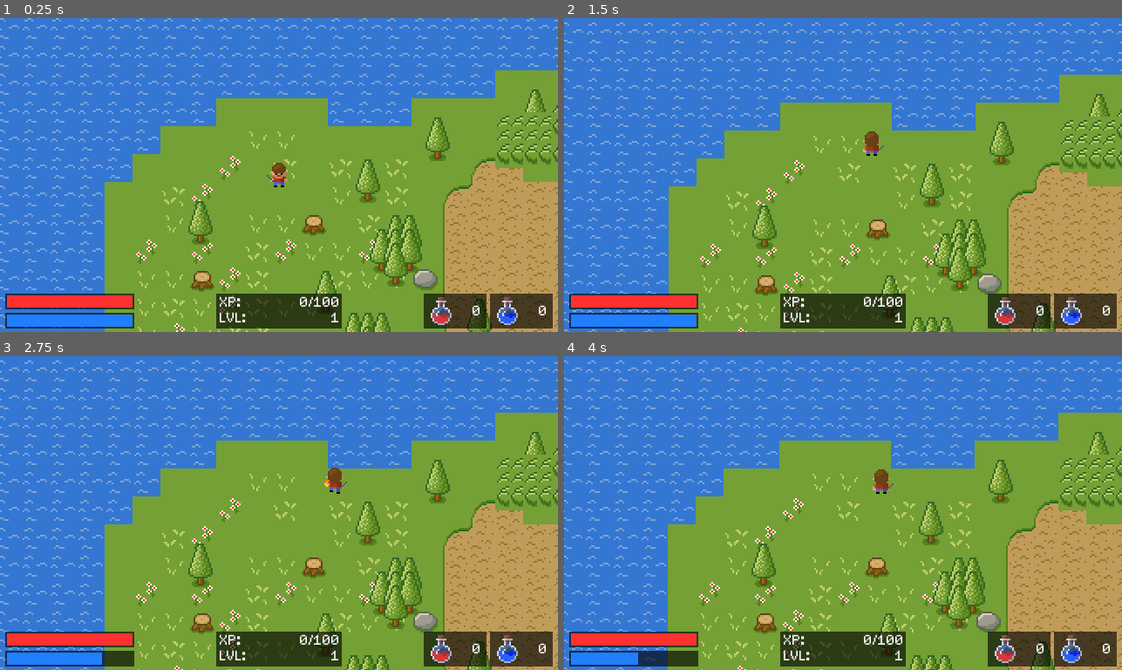
Above: before the commit, frames 1-4 (two rows, left to right).
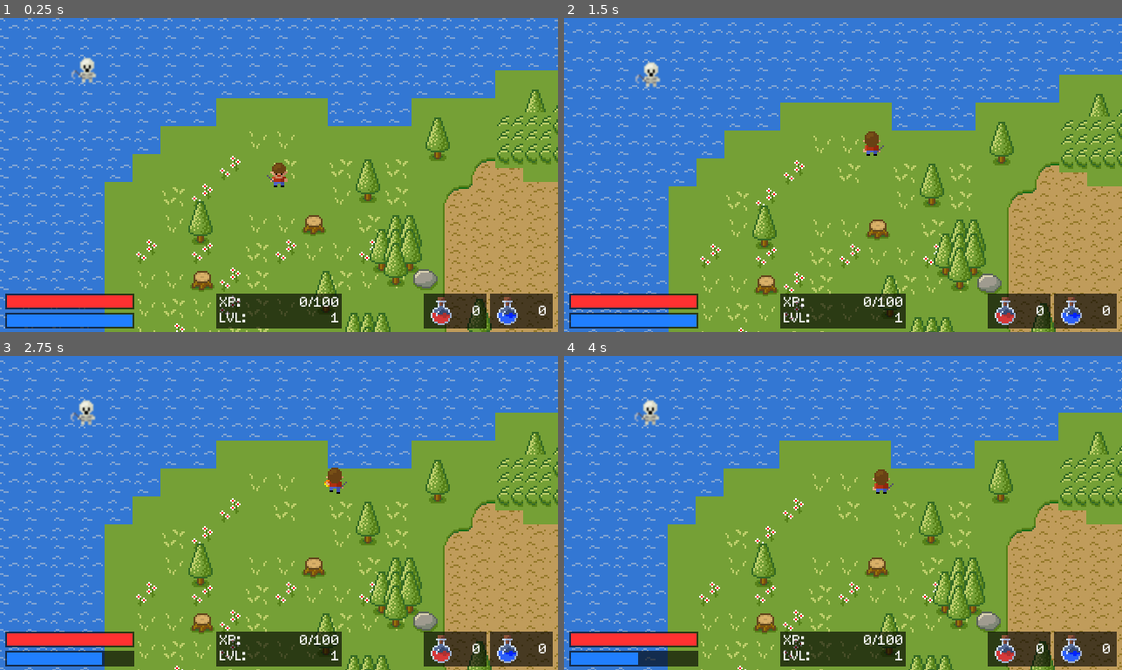
Above: after the commit, the same moments.

Repository: hennifant/rpg
Game: Godot game, scene res://Scenes/Main.tscn
Same seed, same stepped clock (60 frames per second), same inputs: the game is played once before the commit and once after it. The project has no main scene, so this scene is started directly.
Inputs (mouse positions are in pixels of both pictures, inside the frame that each line leads up to):
- Up to frame 1 (0.25 s): no input
- Up to frame 2 (1.5 s): tap Enter at 0.5 s; drag from (843, 175) to (898, 105) at 0.52 s; drag from (731, 190) to (815, 237) at 1.27 s
- Up to frame 3 (2.75 s): tap Space (attack) at 2 s; move the mouse to (334, 443) at 2.02 s; hold Right (ui_right) from 2.03 s (still down); hold Space (attack) from 2.03 s (still down); tap Ctrl (fireball) at 2.3 s
- Up to frame 4 (4 s): release Right (ui_right) at 2.75 s; release Space (attack) at 2.75 s; drag from (815, 575) to (675, 465) at 2.77 s; move the mouse to (1010, 560) at 3.52 s; hold Left (ui_left) from 3.53 s (still down); hold Space (attack) from 3.53 s (still down); tap Ctrl (fireball) at 3.8 s

The runs differ from the first frame. In frame 1, 0.2% of the frame differs, in the area x 12-18%, y 12-21%; in frame 2, 0.2%; in frame 3, 0.2%; in frame 4, 0.2%.

Commit message:
Added monsters and ai

Diff:
--- a/Scenes/Main.tscn
+++ b/Scenes/Main.tscn
@@ -37,6 +37,8 @@
 [ext_resource path="res://Scripts/GUI/ManaBar.gd" type="Script" id=35]
 [ext_resource path="res://Fonts/Font.tres" type="DynamicFont" id=36]
 [ext_resource path="res://Entities/GUI/potions.png" type="Texture" id=37]
+[ext_resource path="res://Scenes/Skeleton.tscn" type="PackedScene" id=38]
+[ext_resource path="res://Scenes/SkeletonSpawner.tscn" type="PackedScene" id=39]
 
 [sub_resource type="SpriteFrames" id=2]
 animations = [ {
@@ -265,20 +267,24 @@
 margin_bottom = 178.0
 color = Color( 0, 0, 0, 0.627451 )
 
+[node name="Label" type="Label" parent="CanvasLayer/ManaPotions"]
+margin_left = 19.0
+margin_top = 6.0
+margin_right = 33.0
+margin_bottom = 16.0
+custom_fonts/font = ExtResource( 36 )
+text = "0"
+align = 2
+
 [node name="Sprite" type="Sprite" parent="CanvasLayer/ManaPotions"]
 position = Vector2( 10, 10 )
 texture = ExtResource( 37 )
 region_enabled = true
 region_rect = Rect2( 16, 0, 16, 16 )
 
-[node name="Label" type="Label" parent="CanvasLayer/ManaPotions"]
-margin_left = 19.0
-margin_top = 6.0
-margin_right = 33.0
-margin_bottom = 16.0
-custom_fonts/font = ExtResource( 36 )
-text = "0"
-align = 2
+[node name="Skeleton" parent="." instance=ExtResource( 38 )]
+
+[node name="SkeletonSpawner" parent="." instance=ExtResource( 39 )]
 
 [connection signal="player_stats_changed" from="Player" to="CanvasLayer/Health" method="_on_Player_player_stats_changed"]
 [connection signal="player_stats_changed" from="Player" to="CanvasLayer/Mana" method="_on_Player_player_stats_changed"]
--- /dev/null
+++ b/Scenes/Skeleton.tscn
@@ -0,0 +1,126 @@
+[gd_scene load_steps=34 format=2]
+
+[ext_resource path="res://Entities/Skeleton/skeleton_down_attack_2.png" type="Texture" id=1]
+[ext_resource path="res://Entities/Skeleton/skeleton_left_idle_1.png" type="Texture" id=2]
+[ext_resource path="res://Entities/Skeleton/skeleton_down_walk_2.png" type="Texture" id=3]
+[ext_resource path="res://Entities/Skeleton/skeleton_left_attack_1.png" type="Texture" id=4]
+[ext_resource path="res://Entities/Skeleton/skeleton_right_walk_1.png" type="Texture" id=5]
+[ext_resource path="res://Entities/Skeleton/skeleton_down_idle_1.png" type="Texture" id=6]
+[ext_resource path="res://Entities/Skeleton/skeleton_right_idle_2.png" type="Texture" id=7]
+[ext_resource path="res://Entities/Skeleton/skeleton_left_walk_2.png" type="Texture" id=8]
+[ext_resource path="res://Entities/Skeleton/skeleton_right_idle_1.png" type="Texture" id=9]
+[ext_resource path="res://Entities/Skeleton/skeleton_death_3.png" type="Texture" id=10]
+[ext_resource path="res://Entities/Skeleton/skeleton_down_idle_2.png" type="Texture" id=11]
+[ext_resource path="res://Entities/Skeleton/skeleton_up_walk_2.png" type="Texture" id=12]
+[ext_resource path="res://Entities/Skeleton/skeleton_down_walk_1.png" type="Texture" id=13]
+[ext_resource path="res://Entities/Skeleton/skeleton_up_idle_2.png" type="Texture" id=14]
+[ext_resource path="res://Entities/Skeleton/skeleton_up_idle_1.png" type="Texture" id=15]
+[ext_resource path="res://Entities/Skeleton/skeleton_death_6.png" type="Texture" id=16]
+[ext_resource path="res://Entities/Skeleton/skeleton_death_4.png" type="Texture" id=17]
+[ext_resource path="res://Entities/Skeleton/skeleton_down_attack_1.png" type="Texture" id=18]
+[ext_resource path="res://Entities/Skeleton/skeleton_death_2.png" type="Texture" id=19]
+[ext_resource path="res://Entities/Skeleton/skeleton_right_attack_2.png" type="Texture" id=20]
+[ext_resource path="res://Entities/Skeleton/skeleton_up_attack_2.png" type="Texture" id=21]
+[ext_resource path="res://Entities/Skeleton/skeleton_left_walk_1.png" type="Texture" id=22]
+[ext_resource path="res://Entities/Skeleton/skeleton_left_attack_2.png" type="Texture" id=23]
+[ext_resource path="res://Entities/Skeleton/skeleton_death_1.png" type="Texture" id=24]
+[ext_resource path="res://Entities/Skeleton/skeleton_left_idle_2.png" type="Texture" id=25]
+[ext_resource path="res://Entities/Skeleton/skeleton_up_attack_1.png" type="Texture" id=26]
+[ext_resource path="res://Entities/Skeleton/skeleton_death_5.png" type="Texture" id=27]
+[ext_resource path="res://Entities/Skeleton/skeleton_up_walk_1.png" type="Texture" id=28]
+[ext_resource path="res://Entities/Skeleton/skeleton_right_attack_1.png" type="Texture" id=29]
+[ext_resource path="res://Entities/Skeleton/skeleton_right_walk_2.png" type="Texture" id=30]
+[ext_resource path="res://Scripts/Skeleton.gd" type="Script" id=31]
+
+[sub_resource type="SpriteFrames" id=1]
+animations = [ {
+"frames": [ ExtResource( 16 ), ExtResource( 27 ), ExtResource( 17 ), ExtResource( 10 ), ExtResource( 19 ), ExtResource( 24 ) ],
+"loop": false,
+"name": "birth",
+"speed": 7.0
+}, {
+"frames": [ ExtResource( 24 ), ExtResource( 19 ), ExtResource( 10 ), ExtResource( 17 ), ExtResource( 27 ), ExtResource( 16 ) ],
+"loop": false,
+"name": "death",
+"speed": 7.0
+}, {
+"frames": [ ExtResource( 6 ), ExtResource( 1 ), ExtResource( 18 ) ],
+"loop": false,
+"name": "down_attack",
+"speed": 1.0
+}, {
+"frames": [ ExtResource( 6 ), ExtResource( 11 ) ],
+"loop": true,
+"name": "down_idle",
+"speed": 5.0
+}, {
+"frames": [ ExtResource( 6 ), ExtResource( 13 ), ExtResource( 3 ), ExtResource( 6 ) ],
+"loop": true,
+"name": "down_walk",
+"speed": 5.0
+}, {
+"frames": [ ExtResource( 2 ), ExtResource( 4 ), ExtResource( 23 ) ],
+"loop": false,
+"name": "left_attack",
+"speed": 3.0
+}, {
+"frames": [ ExtResource( 2 ), ExtResource( 25 ) ],
+"loop": true,
+"name": "left_idle",
+"speed": 1.0
+}, {
+"frames": [ ExtResource( 2 ), ExtResource( 22 ), ExtResource( 2 ), ExtResource( 8 ) ],
+"loop": true,
+"name": "left_walk",
+"speed": 5.0
+}, {
+"frames": [ ExtResource( 9 ), ExtResource( 29 ), ExtResource( 20 ) ],
+"loop": false,
+"name": "right_attack",
+"speed": 3.0
+}, {
+"frames": [ ExtResource( 9 ), ExtResource( 7 ) ],
+"loop": true,
+"name": "right_idle",
+"speed": 1.0
+}, {
+"frames": [ ExtResource( 9 ), ExtResource( 9 ), ExtResource( 5 ), ExtResource( 30 ) ],
+"loop": true,
+"name": "right_walk",
+"speed": 5.0
+}, {
+"frames": [ ExtResource( 15 ), ExtResource( 26 ), ExtResource( 21 ) ],
+"loop": false,
+"name": "up_attack",
+"speed": 3.0
+}, {
+"frames": [ ExtResource( 15 ), ExtResource( 14 ) ],
+"loop": true,
+"name": "up_idle",
+"speed": 1.0
+}, {
+"frames": [ ExtResource( 15 ), ExtResource( 28 ), ExtResource( 15 ), ExtResource( 12 ) ],
+"loop": true,
+"name": "up_walk",
+"speed": 5.0
+} ]
+
+[sub_resource type="RectangleShape2D" id=2]
+extents = Vector2( 5, 7 )
+
+[node name="Skeleton" type="KinematicBody2D"]
+script = ExtResource( 31 )
+
+[node name="AnimatedSprite" type="AnimatedSprite" parent="."]
+z_index = 1
+frames = SubResource( 1 )
+animation = "down_idle"
+
+[node name="CollisionShape2D" type="CollisionShape2D" parent="."]
+shape = SubResource( 2 )
+
+[node name="Timer" type="Timer" parent="."]
+wait_time = 0.25
+
+[connection signal="animation_finished" from="AnimatedSprite" to="." method="_on_AnimatedSprite_animation_finished"]
+[connection signal="timeout" from="Timer" to="." method="_on_Timer_timeout"]
--- /dev/null
+++ b/Scenes/SkeletonSpawner.tscn
@@ -0,0 +1,11 @@
+[gd_scene load_steps=2 format=2]
+
+[ext_resource path="res://Scripts/SkeletonSpawner.gd" type="Script" id=1]
+
+[node name="SkeletonSpawner" type="Node2D"]
+script = ExtResource( 1 )
+
+[node name="Timer" type="Timer" parent="."]
+autostart = true
+
+[connection signal="timeout" from="Timer" to="." method="_on_Timer_timeout"]
--- /dev/null
+++ b/Scripts/Skeleton.gd
@@ -0,0 +1,91 @@
+extends KinematicBody2D
+
+# Node references
+var player
+
+# Random number generator
+var rng = RandomNumberGenerator.new()
+
+# Movement variables
+export var speed = 25
+var direction : Vector2
+var last_direction = Vector2(0, 1)
+var bounce_countdown = 0
+
+# Animation variables
+var other_animation_playing = false
+
+func _ready():
+	player = get_tree().root.get_node("Root/Player")
+	rng.randomize()
+
+func _on_Timer_timeout():
+		# Calculate the position of the player relative to the skeleton
+		var player_relative_position = player.position - position
+
+		if player_relative_position.length() <= 16:
+			# If player is near, don't move but turn toward it
+			direction = Vector2.ZERO
+			last_direction = player_relative_position.normalized()
+		elif player_relative_position.length() <= 100 and bounce_countdown == 0:
+			# If player is within range, move toward it
+			direction = player_relative_position.normalized()
+		elif bounce_countdown == 0:
+			# If player is too far, randomly decide whether to stand still or where to move
+			var random_number = rng.randf()
+			if random_number < 0.05:
+				direction = Vector2.ZERO
+			elif random_number < 0.1:
+				direction = Vector2.DOWN.rotated(rng.randf() * 2 * PI)
+
+		# Update bounce countdown
+		if bounce_countdown > 0:
+			bounce_countdown = bounce_countdown - 1
+
+func _physics_process(delta):
+	var movement = direction * speed * delta
+
+	var collision = move_and_collide(movement)
+
+	if collision != null and collision.collider.name != "Player":
+		direction = direction.rotated(rng.randf_range(PI/4, PI/2))
+		bounce_countdown = rng.randi_range(2, 5)
+	# Animate skeleton based on direction
+	if not other_animation_playing:
+		animates_monster(direction)
+
+func get_animation_direction(direction: Vector2):
+			var norm_direction = direction.normalized()
+			if norm_direction.y >= 0.707:
+				return "down"
+			elif norm_direction.y <= -0.707:
+				return "up"
+			elif norm_direction.x <= -0.707:
+				return "left"
+			elif norm_direction.x >= 0.707:
+				return "right"
+			return "down"
+
+func animates_monster(direction: Vector2):
+			if direction != Vector2.ZERO:
+				last_direction = direction
+
+				# Choose walk animation based on movement direction
+				var animation = get_animation_direction(last_direction) + "_walk"
+
+				# Play the walk animation
+				$AnimatedSprite.play(animation)
+			else:
+				# Choose idle animation based on last movement direction and play it
+				var animation = get_animation_direction(last_direction) + "_idle"
+				$AnimatedSprite.play(animation)
+
+func arise():
+	other_animation_playing = true
+	$AnimatedSprite.play("birth")
+
+func _on_AnimatedSprite_animation_finished():
+	if $AnimatedSprite.animation == "birth":
+		$AnimatedSprite.animation = "down_idle"
+		$Timer.start()
+	other_animation_playing = false
--- /dev/null
+++ b/Scripts/SkeletonSpawner.gd
@@ -0,0 +1,94 @@
+extends Node2D
+
+# Nodes references
+var tilemap
+var tree_tilemap
+
+# Spawner variables
+export var spawn_area : Rect2 = Rect2(50, 150, 700, 700)
+export var max_skeletons = 40
+export var start_skeletons = 10
+var skeleton_count = 0
+var skeleton_scene = preload("res://Scenes/Skeleton.tscn")
+
+# Random number generator
+var rng = RandomNumberGenerator.new()
+
+
+func _ready():
+	# Get tilemaps references
+	tilemap = get_tree().root.get_node("Root/TileMap")
+	tree_tilemap = get_tree().root.get_node("Root/TreeTileMap")
+
+	# Initialize random number generator
+	rng.randomize()
+
+	# Create skeletons
+	for i in range(start_skeletons):
+		instance_skeleton()
+	skeleton_count = start_skeletons
+
+
+func instance_skeleton():
+	# Instance the skeleton scene and add it to the scene tree
+	var skeleton = skeleton_scene.instance()
+	add_child(skeleton)
+
+	# Connect Skeleton's death signal to the spawner
+	skeleton.connect("death", self, "_on_Skeleton_death")
+
+	# Place the skeleton in a valid position
+	var valid_position = false
+	while not valid_position:
+		skeleton.position.x = spawn_area.position.x + rng.randf_range(0, spawn_area.size.x)
+		skeleton.position.y = spawn_area.position.y + rng.randf_range(0, spawn_area.size.y)
+		valid_position = test_position(skeleton.position)
+
+	# Play skeleton's birth animation
+	skeleton.arise()
+
+
+func test_position(position : Vector2):
+	# Check if the cell type in this position is grass or sand
+	var cell_coord = tilemap.world_to_map(position)
+	var cell_type_id = tilemap.get_cellv(cell_coord)
+	var grass_or_sand = (cell_type_id == tilemap.tile_set.find_tile_by_name("Grass")) || (cell_type_id == tilemap.tile_set.find_tile_by_name("Sand"))
+
+	# Check if there's a tree in this position
+	cell_coord = tree_tilemap.world_to_map(position)
+	cell_type_id = tree_tilemap.get_cellv(cell_coord)
+	var no_trees = (cell_type_id != tilemap.tile_set.find_tile_by_name("Tree"))
+
+	# If the two conditions are true, the position is valid
+	return grass_or_sand and no_trees
+
+
+func _on_Timer_timeout():
+	# Every second, check if we need to instantiate a skeleton
+	if skeleton_count < max_skeletons:
+		instance_skeleton()
+		skeleton_count = skeleton_count + 1
+
+
+func _on_Skeleton_death():
+	skeleton_count = skeleton_count - 1
+
+
+func to_dictionary():
+	var skeletons = []
+	for node in get_children():
+		if node.name.find("Skeleton") >= 0:
+			skeletons.append(node.to_dictionary())
+	return skeletons
+
+
+func from_dictionary(data):
+	skeleton_count = data.size()
+	for skeleton_data in data:
+		var skeleton = skeleton_scene.instance()
+		skeleton.from_dictionary(skeleton_data)
+		add_child(skeleton)
+		skeleton.get_node("Timer").start()
+
+		# Connect Skeleton's death signal to the spawner
+		skeleton.connect("death", self, "_on_Skeleton_death")
Binary file added: Entities/Skeleton/skeleton_death_1.png
Not shown, added: Entities/Skeleton/skeleton_death_1.png.import
Binary file added: Entities/Skeleton/skeleton_death_2.png
Not shown, added: Entities/Skeleton/skeleton_death_2.png.import
Binary file added: Entities/Skeleton/skeleton_death_3.png
Not shown, added: Entities/Skeleton/skeleton_death_3.png.import
Binary file added: Entities/Skeleton/skeleton_death_4.png
Not shown, added: Entities/Skeleton/skeleton_death_4.png.import
Binary file added: Entities/Skeleton/skeleton_death_5.png
Not shown, added: Entities/Skeleton/skeleton_death_5.png.import
Binary file added: Entities/Skeleton/skeleton_death_6.png
Not shown, added: Entities/Skeleton/skeleton_death_6.png.import
(and 49 more such lines)
